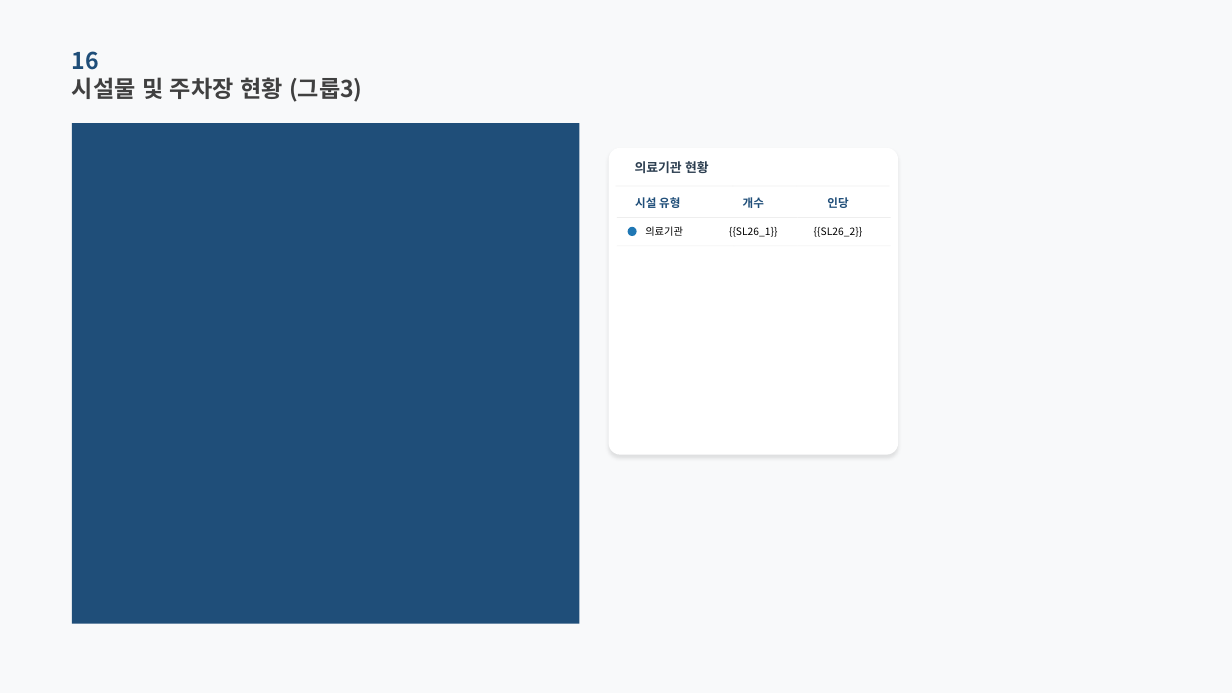
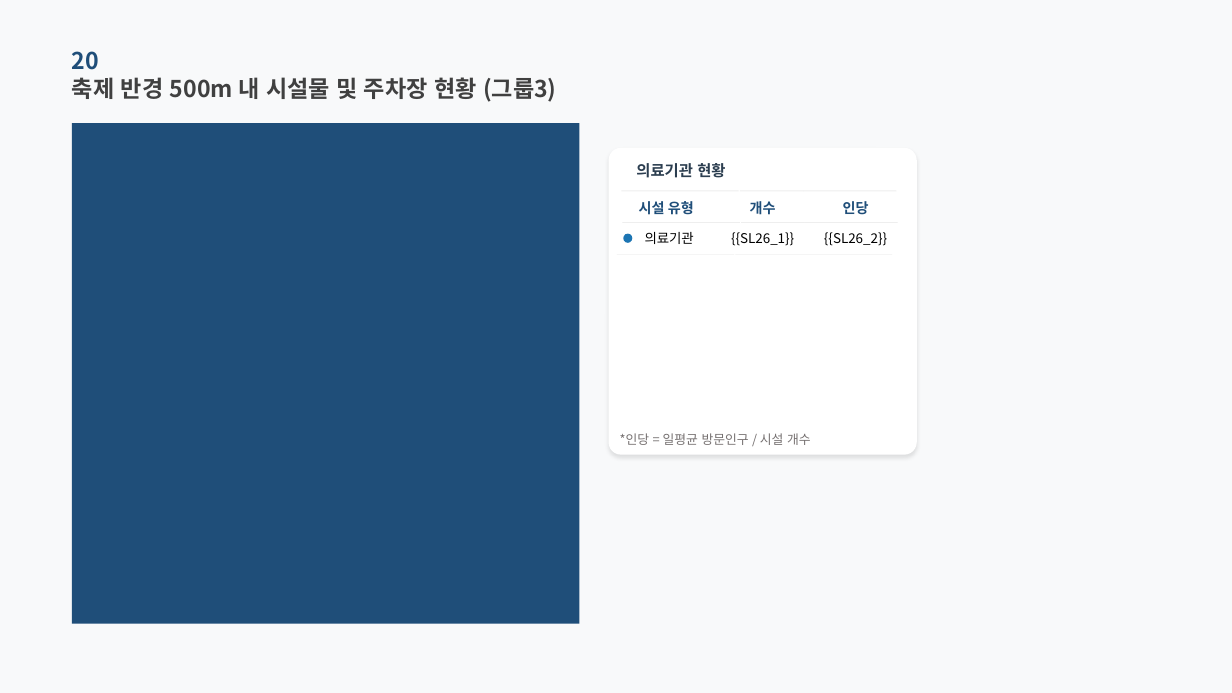
Before and after one commit to roddms/auto-report, a slide deck: slide 26 of template/master_pretendard.pptx. Drawn at 1232x693 pixels with LibreOffice and Linux fonts; fonts in the diff are those of the drawing; background and template pictures are left out. Boxes give left, top, right and bottom in pixels: in the first picture for what was removed or moved away, otherwise in the second. Text is boxed around its words. In the diff, an @@ line names an element or a change of style, - is before the commit and + after.

Commit message:
feat: 시설물 및 주차장 현황

```diff
--- a/template/master_pretendard.pptx
+++ b/template/master_pretendard.pptx
@@ text at [72,51,99,70]: text changed @@
-16
+20
@@ text at [72,77,557,102]: text changed @@
-시설물 및 주차장 현황 (그룹3)
+축제 반경 500m 내 시설물 및 주차장 현황 (그룹3)
@@ rounded rectangle: place and size @@
-rounded rectangle at [609,148,898,455]
+rounded rectangle at [609,148,918,455]
@@ text "의료기관 현황" at [636,163,725,178]: size 10 to 12 pt @@
@@ text "개수": place and size @@
-text "개수" at [743,197,764,208]
+text "개수" at [750,201,776,215]
@@ size 9 to 11 pt in 3 elements at [639,201,694,215], [750,201,776,215], [843,201,869,215] @@
@@ text "인당": place and size @@
-text "인당" at [827,197,848,208]
+text "인당" at [843,201,869,215]
@@ ellipse: place and size @@
-ellipse at [628,226,637,236]
+ellipse at [624,234,633,243]
@@ ellipse at [624,234,633,243]: fill #1F77B4 to #1C75B3 @@
@@ size 8 to 10.5 pt in 3 elements at [731,232,794,246], [824,232,887,246], [645,232,694,244] @@
@@ 3 rectangles: place and size @@
-3 rectangles at [617,217,891,218]
+3 rectangles at [623,222,898,223]
@@ text "{{SL26_2}}": place and size @@
-text "{{SL26_2}}" at [814,227,862,237]
+text "{{SL26_2}}" at [824,232,887,246]
@@ 3 rectangles: place and size @@
-3 rectangles at [617,246,891,247]
+3 rectangles at [617,254,893,255]
@@ text added at [620,433,811,445], 10 pt, text #767171 @@
+*인당 = 일평균 방문인구 / 시설 개수
```
Also in this commit, not shown: 13 other slides changed, 22 other files.
